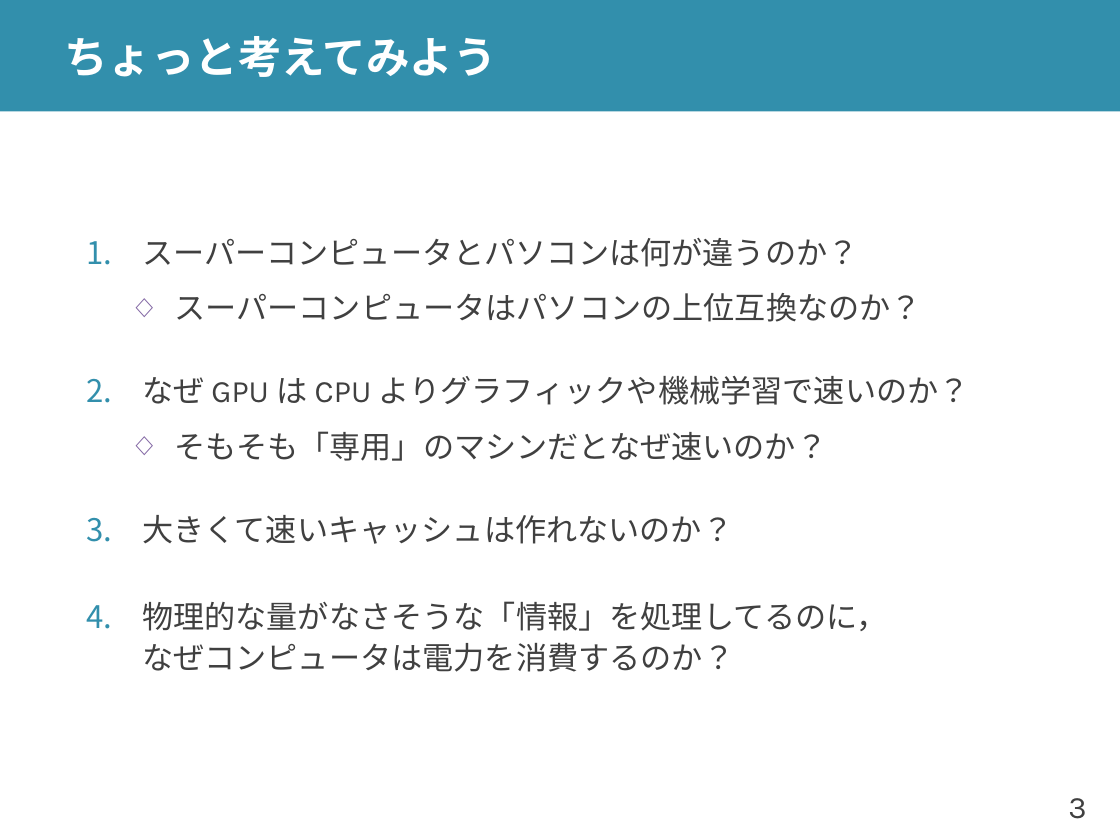
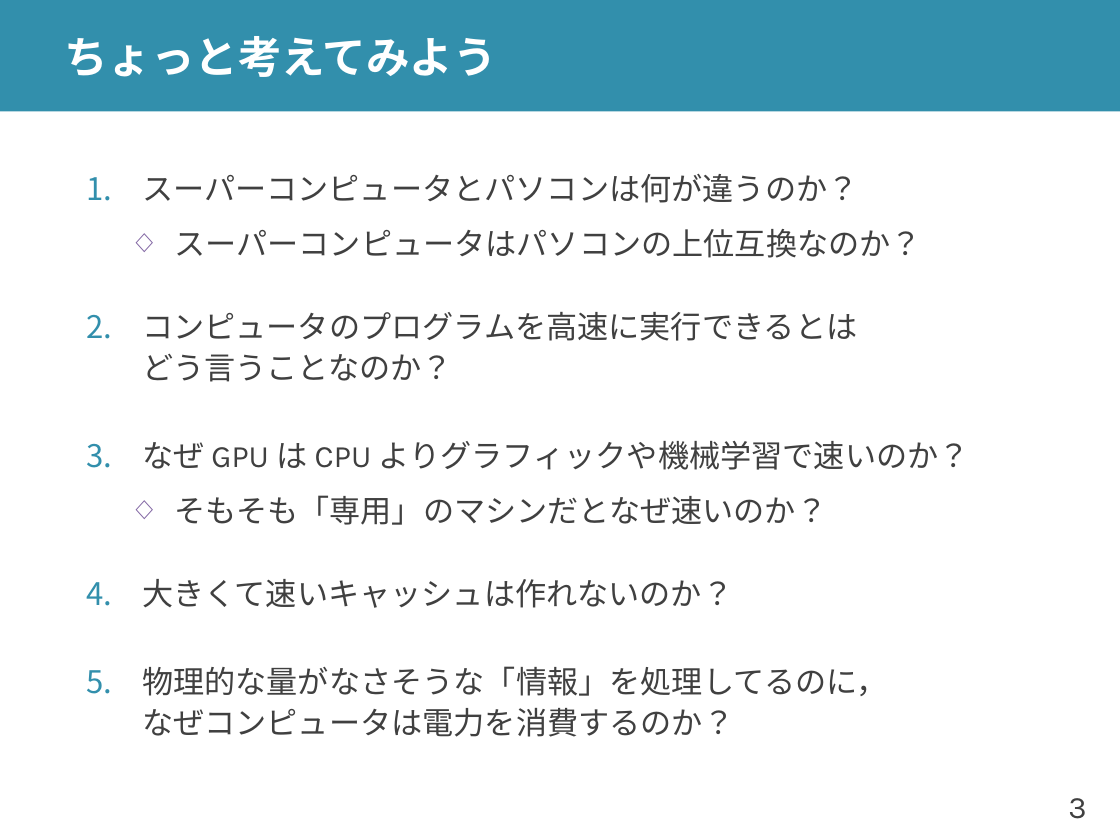
Before and after one commit to shioyadan/advanced-computer-organization, a slide deck: slide 3 of aco-shioya-00.pptx. Drawn at 1120x840 pixels with LibreOffice and Linux fonts; fonts in the diff are those of the drawing. Boxes give left, top, right and bottom in pixels: in the first picture for what was removed or moved away, otherwise in the second. Text is boxed around its words. In the diff, an @@ line names an element or a change of style, - is before the commit and + after.

```diff
--- a/aco-shioya-00.pptx
+++ b/aco-shioya-00.pptx
@@ text at (x1=142, y1=312, x2=857, y2=382): paragraph added @@
+2. コンピュータのプログラムを高速に実行できるとは
+   どう言うことなのか？
```
Also in this commit, not shown: 10 other slides changed, 10 slides added, 1 slide removed, 1 other file.
